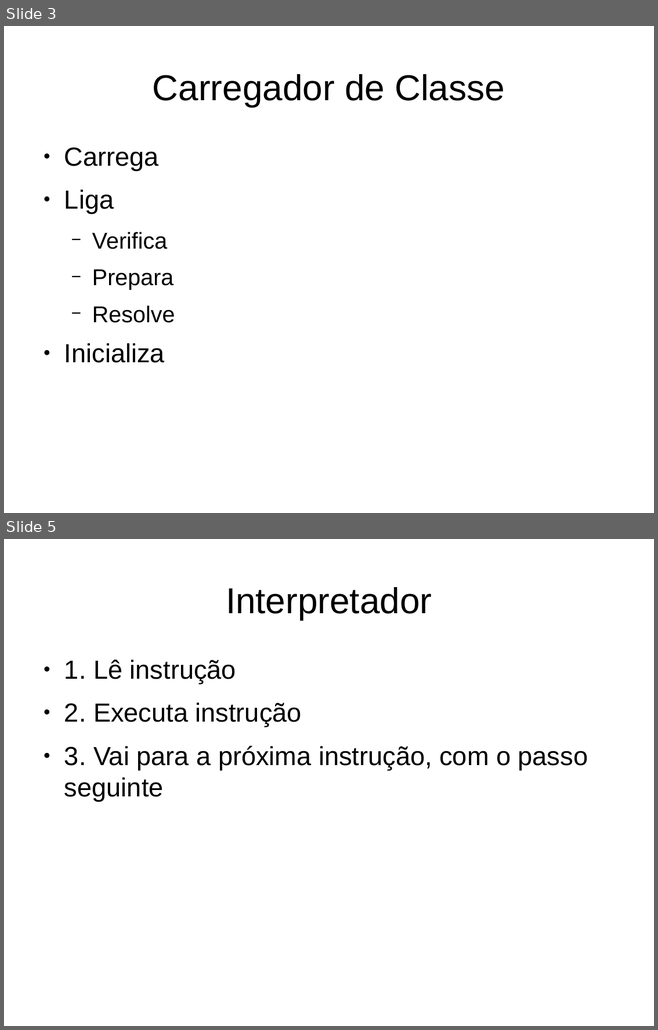
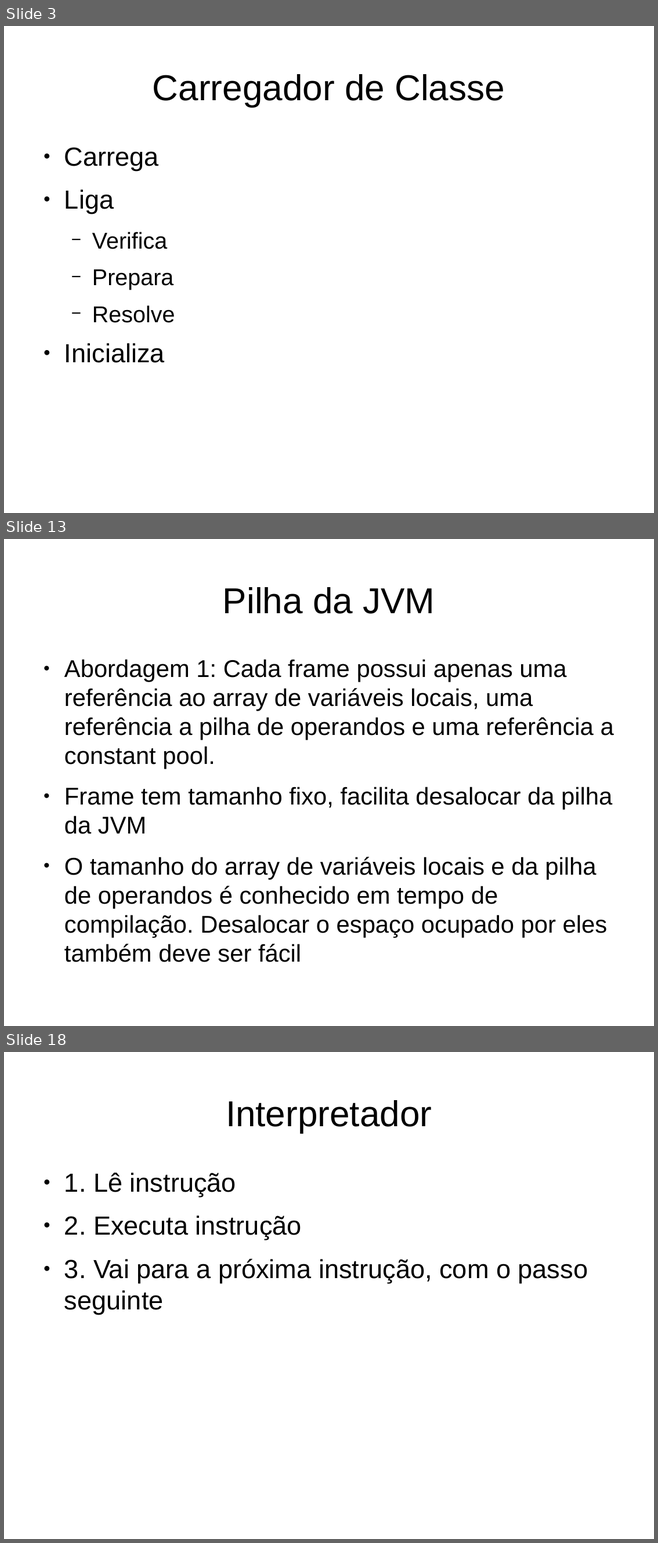
Before and after one commit to gabrielmm1234/jvm-sb, a slide deck: projetoLogico/apresentacao.odp. Shown one above the other, each under a label of ours: slides 3 and 5 before the commit, slides 3, 13 and 18 after it; the slides between them are not shown. The pictures are 658x1030 and 658x1543 pixels, drawn with LibreOffice and Linux fonts; fonts in the diff are those of the drawing. Boxes give left, top, right and bottom in pixels: in the first picture for what was removed or moved away, otherwise in the second. Text is boxed around its words. In the diff, an @@ line names an element or a change of style, - is before the commit and + after.

```diff
--- a/projetoLogico/apresentacao.odp
+++ b/projetoLogico/apresentacao.odp
@@ slide 13 added at (4, 539, 654, 1026), background #FFFFFF @@
@@ title added at (223, 587, 434, 614), 44 pt, text #000000 @@
+Pilha da JVM
@@ text added at (64, 659, 614, 938), 29.6 pt, text #000000 @@
+● Abordagem 1: Cada frame possui apenas uma referência ao array de variáveis locais, uma referência a pilha de operandos e uma referência a constant pool.
+● Frame tem tamanho fixo, facilita desalocar da pilha da JVM
+● O tamanho do array de variáveis locais e da pilha de operandos é conhecido em tempo de compilação. Desalocar o espaço ocupado por eles também deve ser fácil
@@ what was slide 5 is now slide 18 @@
```
Also in this commit, not shown: 4 slides changed, 9 other slides added, 2 other files.
